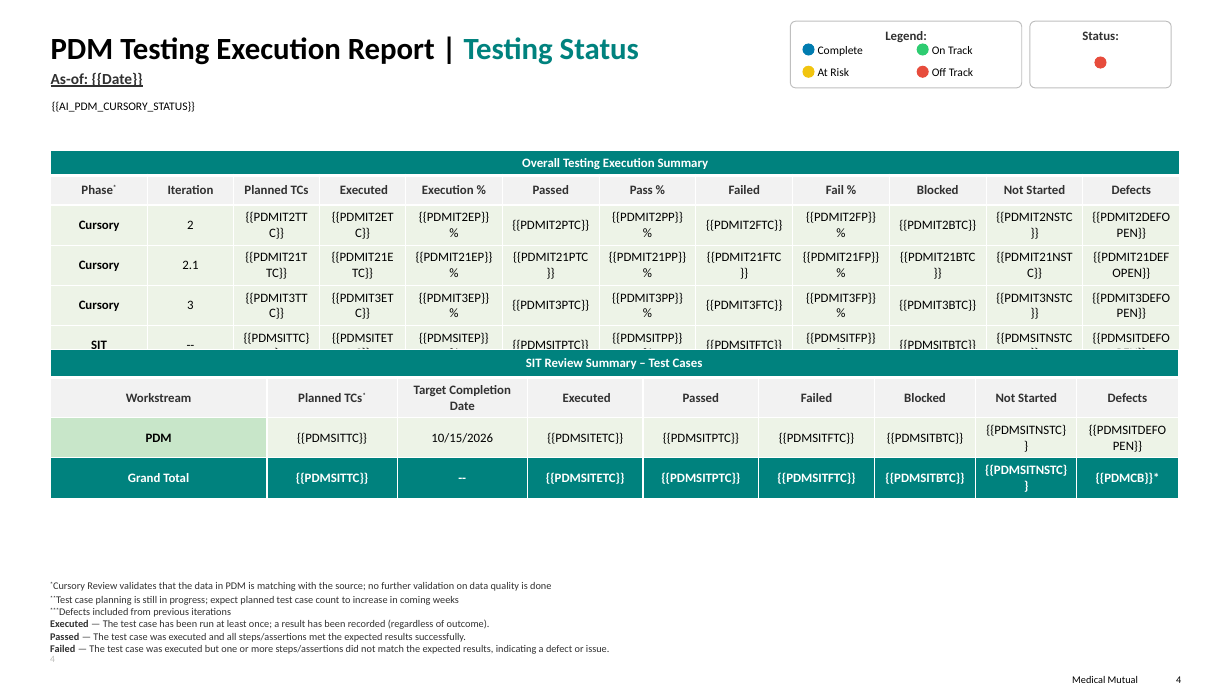
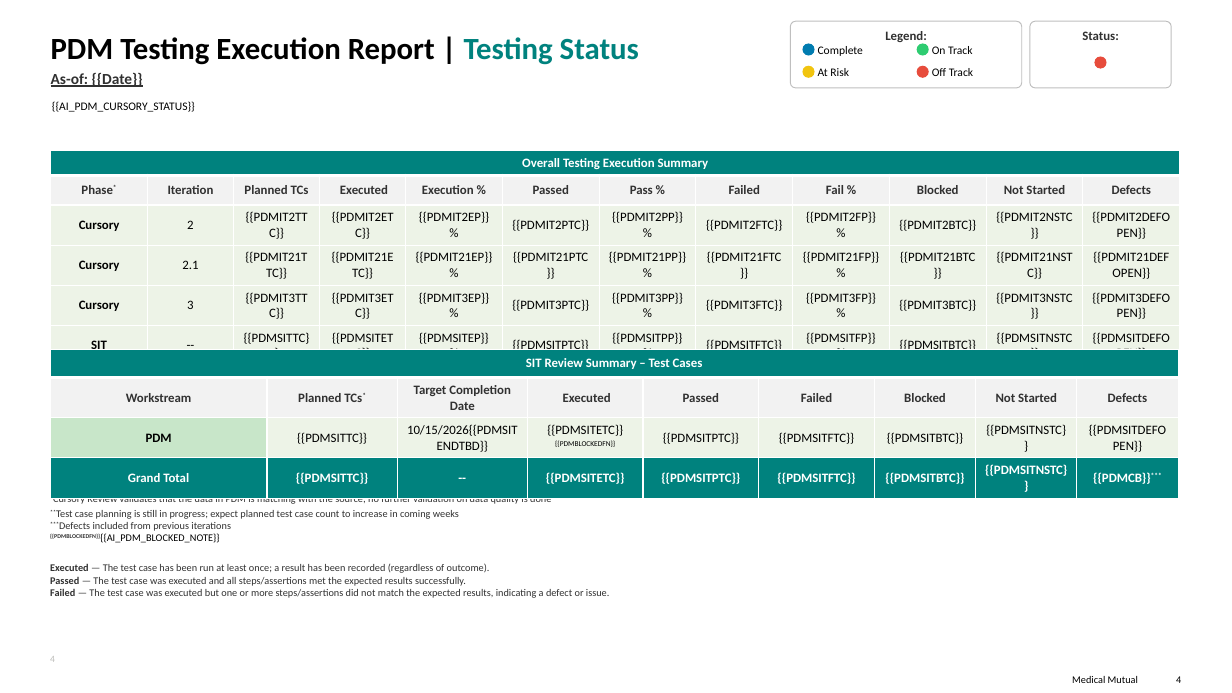
Before and after one commit to sgandhi3/Project-Management-Reporting, a slide deck: slide 4 of MMO_Report_Template.pptx. Drawn at 1232x693 pixels with LibreOffice and Linux fonts; fonts in the diff are those of the drawing; background and template pictures are left out. Boxes give left, top, right and bottom in pixels: in the first picture for what was removed or moved away, otherwise in the second. Text is boxed around its words. In the diff, an @@ line names an element or a change of style, - is before the commit and + after.

```diff
--- a/MMO_Report_Template.pptx
+++ b/MMO_Report_Template.pptx
@@ table at (x1=50, y1=349, x2=1179, y2=488) @@
-row 3, column 3: 10/15/2026
+row 3, column 3: 10/15/2026{{PDMSITENDTBD}}
-row 3, column 4: {{PDMSITETC}}
+row 3, column 4: {{PDMSITETC}}{{PDMBLOCKEDFN}}
-row 4, column 9: {{PDMCB}}*
+row 4, column 9: {{PDMCB}}***
@@ text "**Test case planning is still ..." moved from (x1=56, y1=596, x2=459, y2=605) to (x1=56, y1=510, x2=459, y2=519) @@
@@ text "*Cursory Review validates that the ..." moved from (x1=53, y1=582, x2=551, y2=591) to (x1=53, y1=494, x2=551, y2=506) @@
@@ text at (x1=50, y1=533, x2=219, y2=543): paragraph added @@
+{{PDMBLOCKEDFN}}{{AI_PDM_BLOCKED_NOTE}}
@@ text "***Defects included from previous iterations" moved from (x1=59, y1=608, x2=231, y2=617) to (x1=50, y1=522, x2=231, y2=543) @@
@@ text at (x1=59, y1=522, x2=231, y2=531): less space between paragraphs @@
@@ text "Executed — The test case ..." moved from (x1=50, y1=619, x2=610, y2=654) to (x1=50, y1=563, x2=610, y2=598) @@
```
Also in this commit, not shown: 3 other slides changed, 8 other files.
